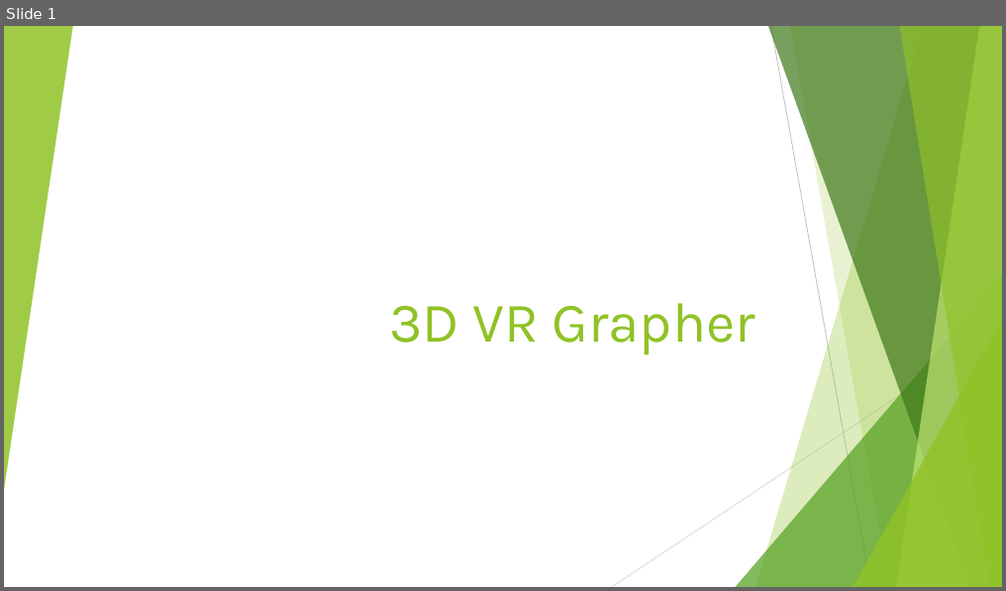
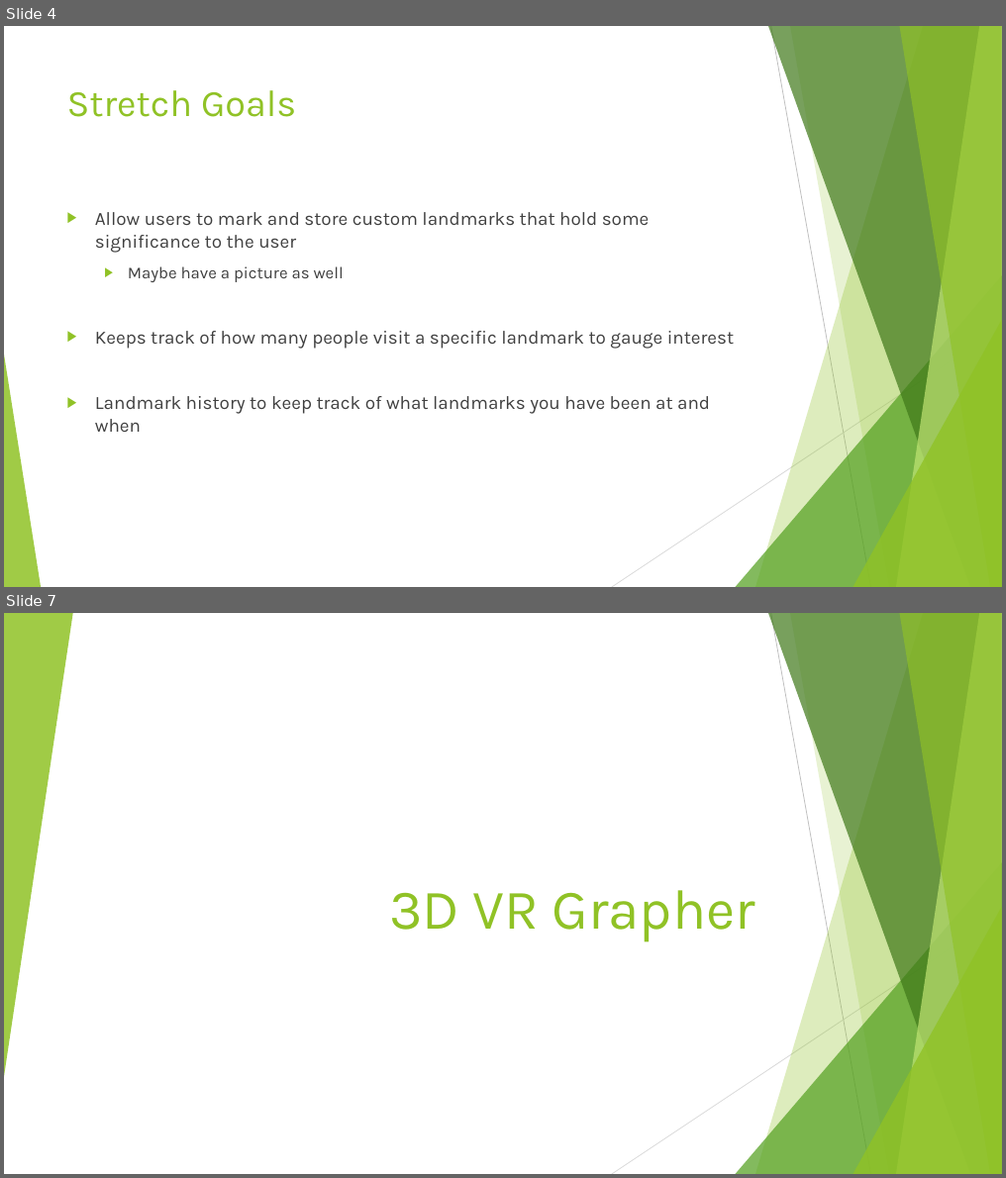
Before and after one commit to junmin-yee/Landmarked, a slide deck: Idea Presentation.pptx. Shown one above the other, each under a label of ours: slide 1 before the commit, slides 4 and 7 after it; the slides between them are not shown. The pictures are 1006x591 and 1006x1178 pixels, drawn with LibreOffice and Linux fonts; fonts in the diff are those of the drawing. Boxes give left, top, right and bottom in pixels: in the first picture for what was removed or moved away, otherwise in the second. Text is boxed around its words. In the diff, an @@ line names an element or a change of style, - is before the commit and + after.

```diff
--- a/Idea Presentation.pptx
+++ b/Idea Presentation.pptx
@@ slide 4 added at (4, 26, 1002, 587), background #FFFFFF; not listed: 9 template elements that a slide beside it also shows @@
@@ title added at (67, 90, 296, 117), 36 pt, text #90C226 @@
+Stretch Goals
@@ text added at (95, 212, 734, 432), 18 pt, text #404040 @@
+▶ Allow users to mark and store custom landmarks that hold some significance to the user
+  ▶ Maybe have a picture as well
+▶ Keeps track of how many people visit a specific landmark to gauge interest
+▶ Landmark history to keep track of what landmarks you have been at and when
@@ triangle added at (4, 355, 41, 587), fill #90C226 at 85% opacity @@
@@ what was slide 1 is now slide 7 @@
```
Also in this commit, not shown: 5 other slides added.
